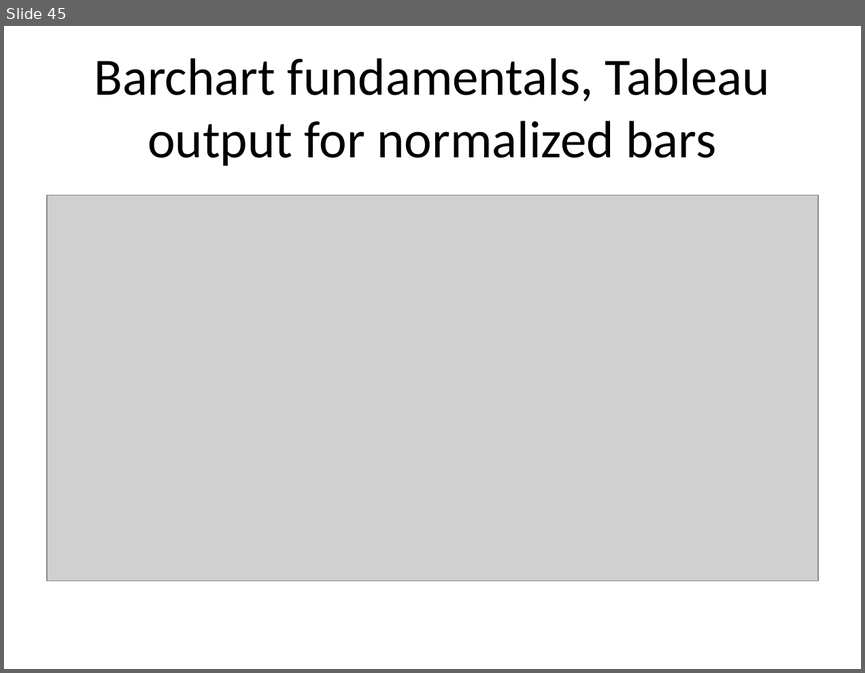
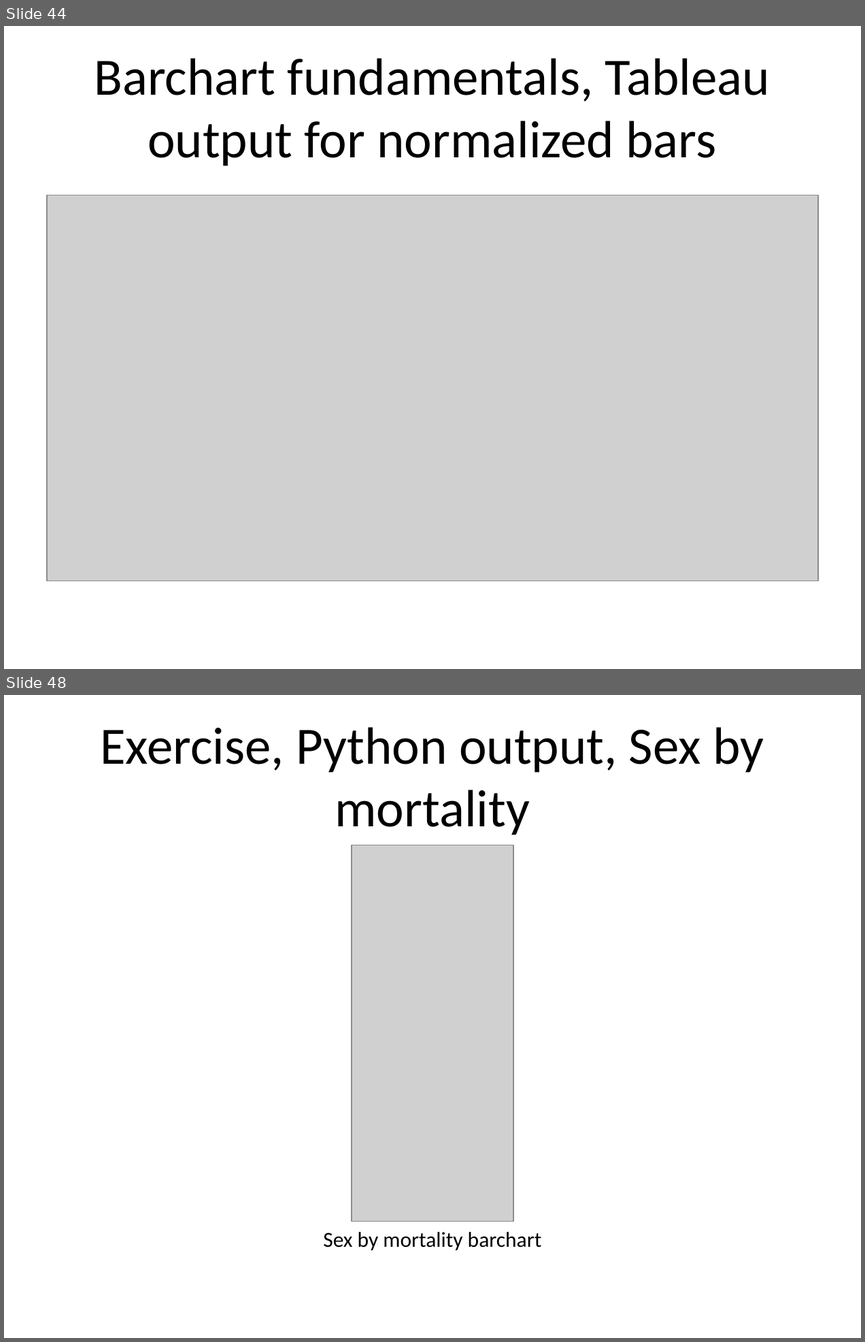
Before and after one commit to pmean/data-visualization, a slide deck: data-viz-02/component/fundamentals.pptx. Shown one above the other, each under a label of ours: slide 45 before the commit, slides 44 and 48 after it; the slides between them are not shown. The pictures are 865x673 and 865x1342 pixels, drawn with LibreOffice and Linux fonts; fonts in the diff are those of the drawing; grey boxes stand for pictures. Boxes give left, top, right and bottom in pixels: in the first picture for what was removed or moved away, otherwise in the second. Text is boxed around its words. In the diff, an @@ line names an element or a change of style, - is before the commit and + after.

```diff
--- a/data-viz-02/component/fundamentals.pptx
+++ b/data-viz-02/component/fundamentals.pptx
@@ slide 48 added at bbox=[4, 695, 861, 1338], background #FFFFFF @@
@@ title added at bbox=[100, 727, 764, 835], 44 pt, text #000000 @@
+Exercise, Python output, Sex by mortality
@@ picture added at bbox=[352, 845, 514, 1221] @@
@@ text added at bbox=[323, 1232, 542, 1250], 18 pt, text #000000 @@
+Sex by mortality barchart
@@ what was slide 45 is now slide 44 @@
```
Also in this commit, not shown: 8 slides changed, 5 other slides added, 12 slides removed, 16 other files.
